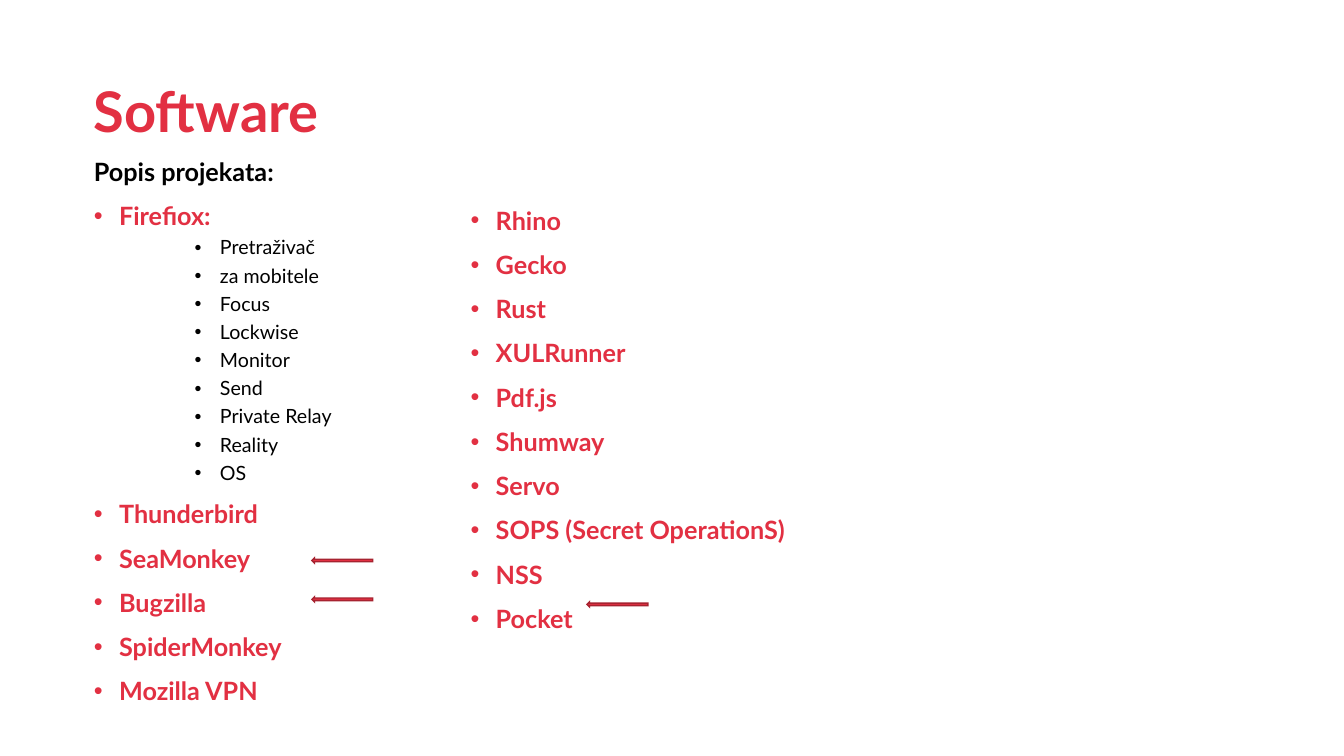
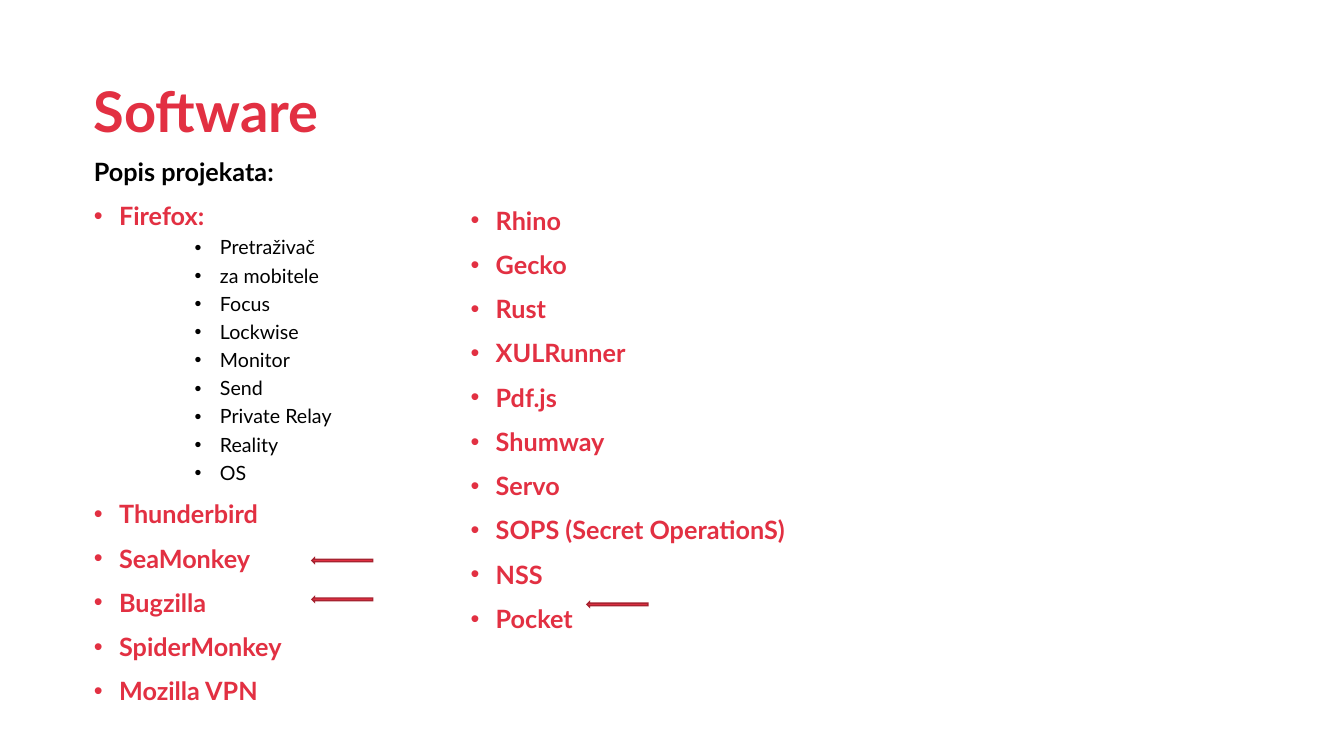
Before and after one commit to CvetkovskiIvor/ProgramskoInzenjerstvoSeminar, a slide deck: slide 11 of Open Source Prezentacija.pptx (slide 6 before the commit). Drawn at 1344x756 pixels with LibreOffice and Linux fonts; fonts in the diff are those of the drawing; background and template pictures are left out. Boxes give left, top, right and bottom in pixels: in the first picture for what was removed or moved away, otherwise in the second. Text is boxed around its words. In the diff, an @@ line names an element or a change of style, - is before the commit and + after.

```diff
--- a/Open Source Prezentacija.pptx
+++ b/Open Source Prezentacija.pptx
@@ text at box(119, 206, 204, 225): text changed @@
-  • Firefiox:
+  • Firefox:
```
Also in this commit, not shown: 1 other slide changed, 5 slides added.
